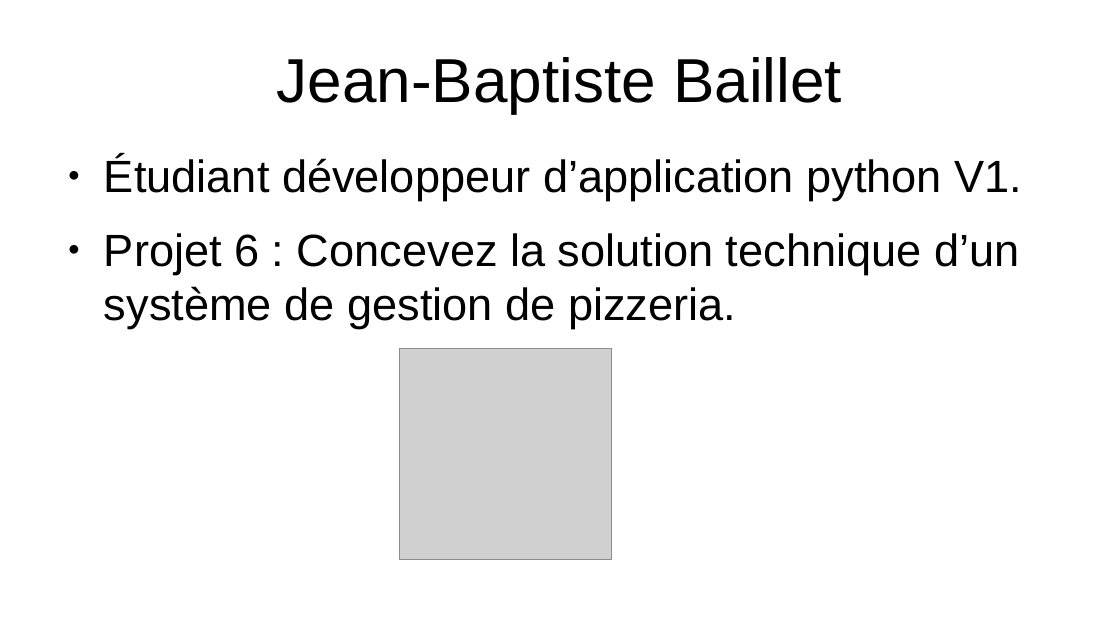
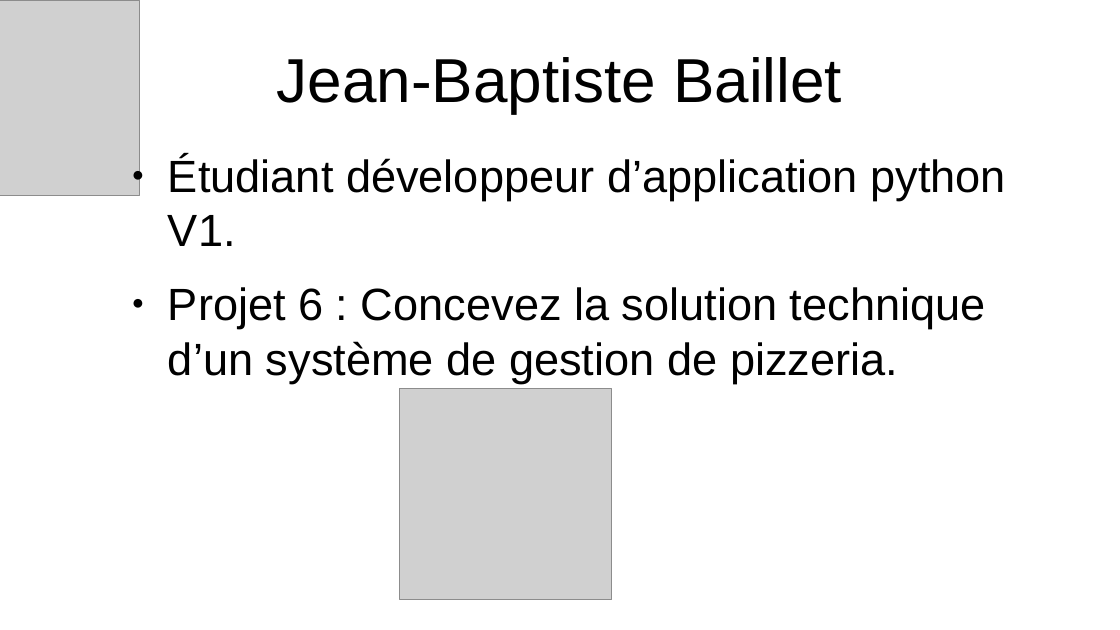
Before and after one commit to jbbaillet85/OCpizzas, a slide deck: slide 2 of documentation/Présentation technique.odp. Drawn at 1120x630 pixels with LibreOffice and Linux fonts; fonts in the diff are those of the drawing; grey boxes stand for pictures; background and template pictures are left out. Boxes give left, top, right and bottom in pixels: in the first picture for what was removed or moved away, otherwise in the second. Text is boxed around its words. In the diff, an @@ line names an element or a change of style, - is before the commit and + after.

```diff
--- a/documentation/Présentation technique.odp
+++ b/documentation/Présentation technique.odp
@@ picture added at (x1=0, y1=0, x2=140, y2=195) @@
@@ text "Étudiant développeur d’application python V1." rewrapped from (x1=104, y1=157, x2=1023, y2=329) to (x1=168, y1=157, x2=1006, y2=383) @@
@@ picture moved from (x1=400, y1=349, x2=612, y2=560) to (x1=400, y1=388, x2=612, y2=600) @@
```
Also in this commit, not shown: 7 other slides changed, 3 slides added, 3 slides removed, 2 other files.
